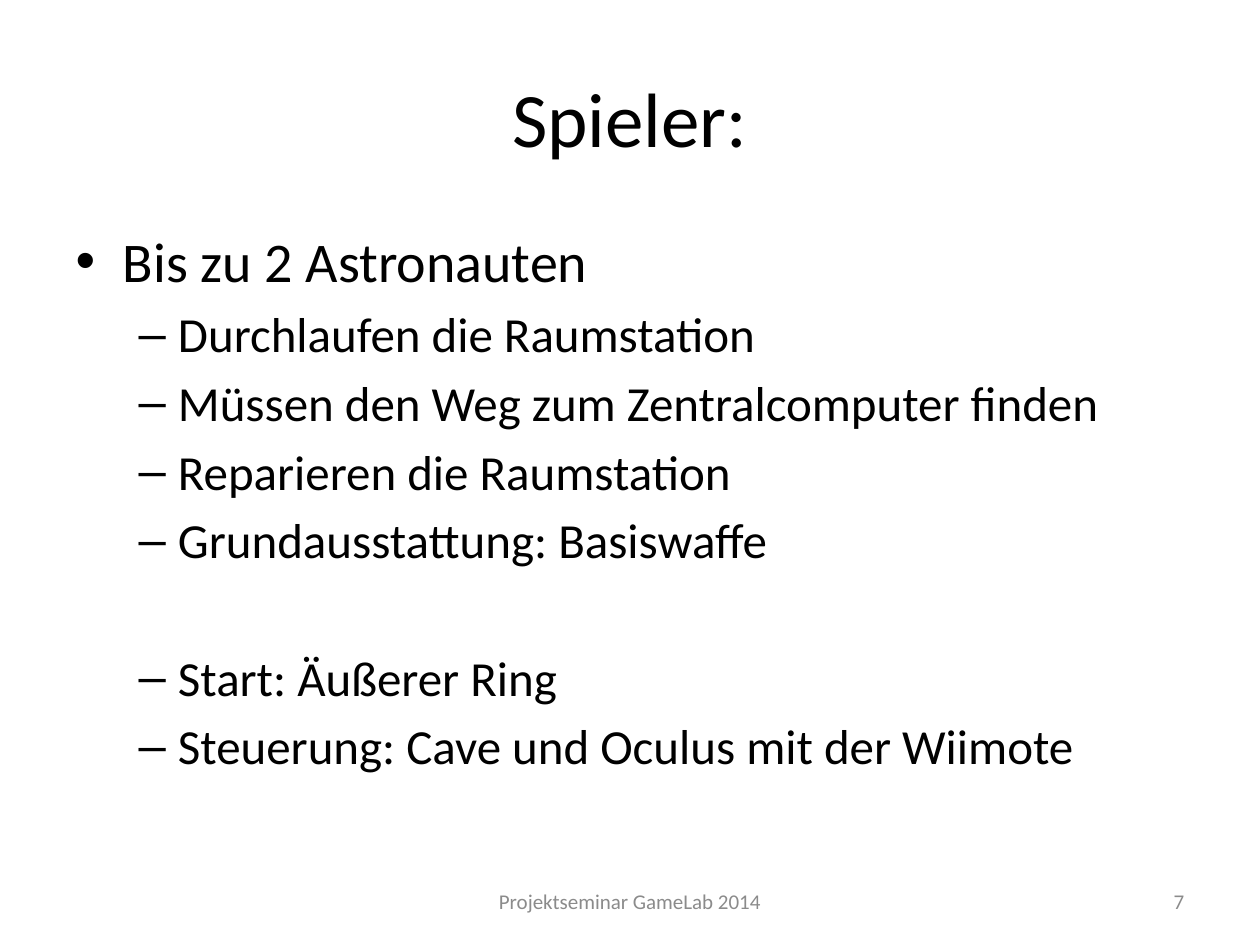
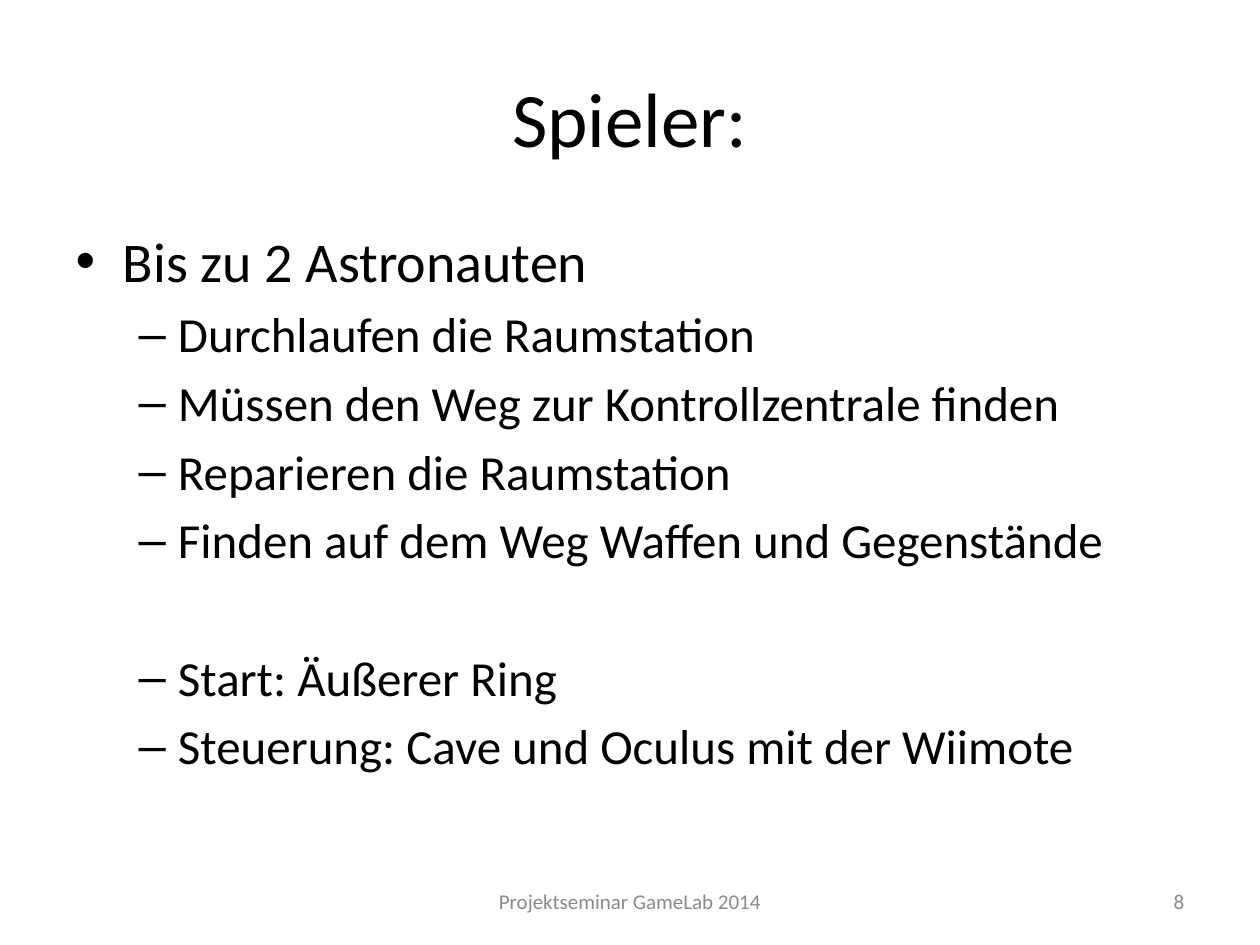
Before and after one commit to Instinctlol/gamelab2014, a slide deck: slide 8 of Abschlusspräsentation/SpielkonzeptFINAL.pptx (slide 7 before the commit). Drawn at 1260x945 pixels with LibreOffice and Linux fonts; fonts in the diff are those of the drawing; background and template pictures are left out. Boxes give left, top, right and bottom in pixels: in the first picture for what was removed or moved away, otherwise in the second. Text is boxed around its words. In the diff, an @@ line names an element or a change of style, - is before the commit and + after.

```diff
--- a/Abschlusspräsentation/SpielkonzeptFINAL.pptx
+++ b/Abschlusspräsentation/SpielkonzeptFINAL.pptx
@@ text at <box>178,387,1059,430</box>: text changed @@
-  – Müssen den Weg zum Zentralcomputer finden
+  – Müssen den Weg zur Kontrollzentrale finden
@@ text at <box>178,524,1102,567</box>: text changed @@
-  – Grundausstattung: Basiswaffe
+  – Finden auf dem Weg Waffen und Gegenstände
@@ page number at <box>1174,895,1185,909</box>: text changed @@
-7
+8
```
Also in this commit, not shown: 10 other slides changed, 1 slide added, 1 slide removed, 3 other files.
